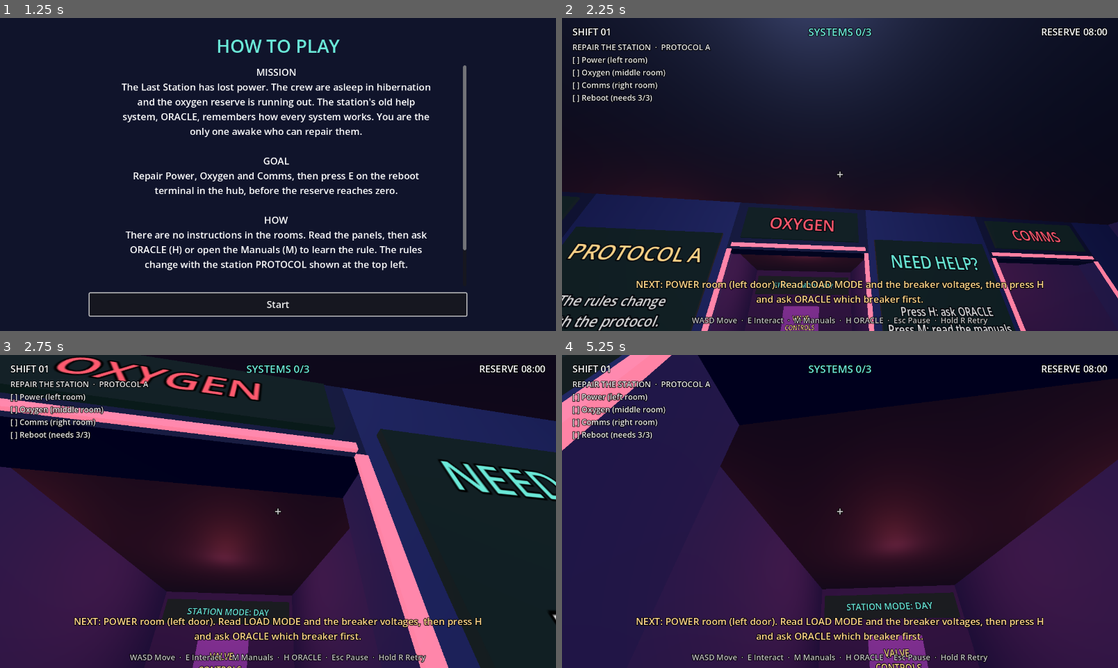
Above: before the commit, frames 1-4 (two rows, left to right).
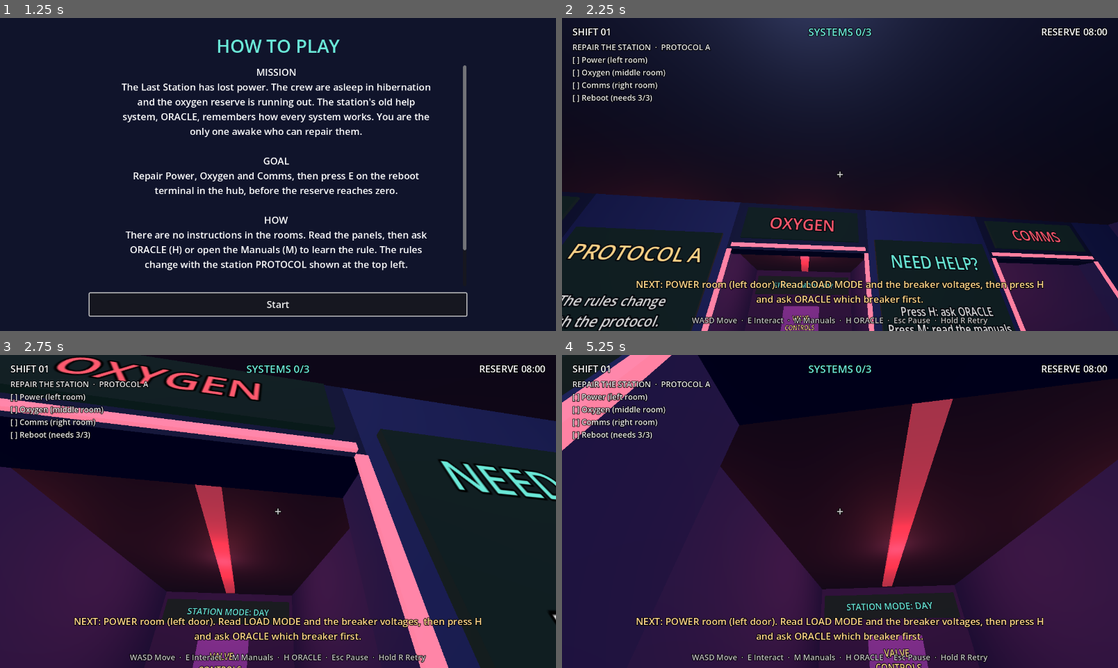
Above: after the commit, the same moments.

Repository: Leon6112003/last-station
Game: Godot game, scene res://scenes/main.tscn
Two runs of this game, one before a commit and one after it. Both use one fixed random seed, a clock stepped at 60 frames per second and the inputs below.
Inputs (mouse positions are in pixels of both pictures, inside the frame that each line leads up to):
- Up to frame 1 (1.25 s): click "Play" at 0.5 s
- Up to frame 2 (2.25 s): click "Start" at 1.25 s; tap Enter at 2 s; move the mouse to (867, 174) at 2.02 s; hold W (move_forward) from 2.03 s (still down); hold E (interact) from 2.03 s (still down)
- Up to frame 3 (2.75 s): keep holding W (move_forward); keep holding E (interact)
- Up to frame 4 (5.25 s): move the mouse to (812, 511) at 2.77 s; release E (interact) at 2.78 s; tap M (toggle_manuals) at 2.85 s; tap R (retry_level) at 3.5, 4.25, 5 s; move the mouse to (895, 442) at 3.52 s; release W (move_forward) at 3.53 s; hold D (move_right) 3.53-4.28 s; hold H (toggle_oracle) 3.53-4.28 s; click (895, 442) at 3.67 s; move the mouse to (812, 574) at 4.27 s; hold W (move_forward) 4.28-5.03 s; tap E (interact) at 4.35 s; click (812, 574) at 4.42 s; move the mouse to (1006, 558) at 5.02 s; hold A (move_left) from 5.03 s (still down); hold M (toggle_manuals) from 5.03 s (still down); click (1006, 558) at 5.17 s

Frame 1 is identical in both runs. In frame 2, less than 0.1% of the frame differs, in the area x 42-45%, y 76-82%; in frame 3, 1.1%; in frame 4, 2.7%, in the area x 57-71%, y 14-74%.

Commit message:
Add atmosphere: mood lighting, rooms light up when repaired, low-reserve red pulse
Darker ambient, flickering hub light, ceiling strips and floor patches that turn bright cyan when a room is repaired, and a red pulse with a screen-edge vignette under 60 s of reserve (visual only). 513 checks pass.

Diff:
--- a/scripts/main.gd
+++ b/scripts/main.gd
@@ -6,6 +6,8 @@
 
 const HELP_TEXT := "WASD Move  ·  E Interact  ·  M Manuals  ·  H ORACLE  ·  Esc Pause  ·  Hold R Retry"
 const NOTICE_SECONDS := 2.5
+const AMBIENT_ENERGY := 0.65        # a little darker than before, for mood
+const LOW_RESERVE_SECONDS := 60.0   # below this the station pulses red
 const MODAL_WIDTH := 860.0
 
 const HOW_TO_PLAY_TEXT := """MISSION
@@ -45,6 +47,9 @@
 var _world: Node3D
 var _player: PlayerController
 var _station: Dictionary = {}
+var _environment: Environment
+var _mood_time: float = 0.0
+var _low_vignette: TextureRect
 
 var _hud_layer: CanvasLayer
 var _shift_label: Label
@@ -108,6 +113,31 @@
 	_go_to_menu()
 
 
+## Atmosphere. The hub light flickers a little; under a minute of reserve the whole
+## station pulses red and a red vignette fades in. Visual only: no rules are touched.
+func _update_mood(delta: float) -> void:
+	if _environment == null or _station.is_empty():
+		return
+	_mood_time += delta
+	var low := gm.state == GameManager.State.PLAYING and gm.reserve < LOW_RESERVE_SECONDS
+	# 0 when comfortable, up to 1 as the reserve runs out.
+	var urgency := clampf(1.0 - gm.reserve / LOW_RESERVE_SECONDS, 0.0, 1.0) if low else 0.0
+	var pulse := 0.5 + 0.5 * sin(_mood_time * (3.0 + 3.0 * urgency))
+	var hub_light: OmniLight3D = _station["hub_light"]
+	if low:
+		hub_light.light_energy = (0.6 + 1.6 * pulse) * (0.5 + 0.5 * urgency)
+		_environment.ambient_light_energy = AMBIENT_ENERGY * (1.0 - 0.3 * urgency * pulse)
+		_environment.fog_light_color = Rules.COLOR_NAVY.lightened(0.1).lerp(Rules.COLOR_FAULT.darkened(0.6), urgency * 0.6)
+	else:
+		# A slow, uneven flicker on the emergency light (never fully off, never harsh).
+		var flicker := 0.5 + 0.5 * sin(_mood_time * 1.7) * sin(_mood_time * 5.3)
+		hub_light.light_energy = 0.25 * flicker if gm.repaired_count() < Rules.SYSTEMS_TOTAL else 0.0
+		_environment.ambient_light_energy = AMBIENT_ENERGY
+		_environment.fog_light_color = Rules.COLOR_NAVY.lightened(0.1)
+	if _low_vignette != null:
+		_low_vignette.modulate.a = urgency * (0.55 + 0.35 * pulse)
+
+
 func _process(delta: float) -> void:
 	var seconds_left := int(ceil(gm.reserve))
 	_reserve_label.text = "RESERVE %02d:%02d" % [floori(seconds_left / 60.0), seconds_left % 60]
@@ -122,6 +152,7 @@
 	if coach != _coach_label.text:
 		_coach_label.text = coach
 	_update_retry_hold(delta)
+	_update_mood(delta)
 
 
 func _unhandled_input(event: InputEvent) -> void:
@@ -293,11 +324,12 @@
 	environment.background_color = Rules.COLOR_NAVY
 	environment.ambient_light_source = Environment.AMBIENT_SOURCE_COLOR
 	environment.ambient_light_color = Rules.COLOR_INDIGO
-	environment.ambient_light_energy = 0.8
+	environment.ambient_light_energy = AMBIENT_ENERGY
 	# A light navy haze gives the corridors depth without hiding the labels.
 	environment.fog_enabled = true
 	environment.fog_light_color = Rules.COLOR_NAVY.lightened(0.1)
 	environment.fog_density = 0.012
+	_environment = environment
 	var world_environment := WorldEnvironment.new()
 	world_environment.environment = environment
 	_world.add_child(world_environment)
@@ -364,6 +396,25 @@
 	_flash.set_anchors_preset(Control.PRESET_FULL_RECT)
 	_flash.mouse_filter = Control.MOUSE_FILTER_IGNORE
 	_hud_layer.add_child(_flash)
+
+	# Red edge vignette that fades in when the reserve runs low (centre stays clear).
+	var gradient := Gradient.new()
+	gradient.offsets = PackedFloat32Array([0.55, 1.0])
+	gradient.colors = PackedColorArray([Color(Rules.COLOR_FAULT, 0.0), Color(Rules.COLOR_FAULT, 0.7)])
+	var vignette := GradientTexture2D.new()
+	vignette.gradient = gradient
+	vignette.fill = GradientTexture2D.FILL_RADIAL
+	vignette.fill_from = Vector2(0.5, 0.5)
+	vignette.fill_to = Vector2(1.0, 0.5)
+	vignette.width = 256
+	vignette.height = 256
+	_low_vignette = TextureRect.new()
+	_low_vignette.texture = vignette
+	_low_vignette.stretch_mode = TextureRect.STRETCH_SCALE
+	_low_vignette.set_anchors_preset(Control.PRESET_FULL_RECT)
+	_low_vignette.mouse_filter = Control.MOUSE_FILTER_IGNORE
+	_low_vignette.modulate.a = 0.0
+	_hud_layer.add_child(_low_vignette)
 
 	_hud_layer.add_child(_make_label("+", 28, 0.47, 0.53, Color(1, 1, 1, 0.8)))
 
@@ -793,6 +844,13 @@
 func _on_system_repaired(system_id: String) -> void:
 	var light: OmniLight3D = _station["room_lights"][system_id]
 	light.light_color = Rules.COLOR_CYAN
+	light.light_energy = StationBuilder.ROOM_LIGHT_ENERGY_ON
+	# The room itself wakes up: bright cyan ceiling strip, and a brighter floor patch.
+	var strip: StandardMaterial3D = _station["room_strips"][system_id]
+	strip.albedo_color = Rules.COLOR_CYAN
+	strip.emission = Rules.COLOR_CYAN
+	strip.emission_energy_multiplier = StationBuilder.STRIP_ENERGY_ON
+	(_station["room_floors"][system_id] as StandardMaterial3D).emission_energy_multiplier = StationBuilder.FLOOR_ENERGY_ON
 	var label: Label3D = _station["door_labels"][system_id]
 	label.modulate = Rules.COLOR_CYAN
 	# The door frame and light turn from red to cyan.
--- a/scripts/station_builder.gd
+++ b/scripts/station_builder.gd
@@ -41,6 +41,13 @@
 const ROOM_FACE_Z := ROOM_BACK_Z + 0.2      # text on a room's back wall
 const PLATE_OFFSET := 0.03                  # plates sit this far behind their text
 
+const STRIP_ENERGY_OFF := 0.5     # ceiling strip while the system is down
+const STRIP_ENERGY_ON := 1.1     # ... and once repaired
+const FLOOR_ENERGY_OFF := 0.25    # tinted floor patch while the system is down
+const FLOOR_ENERGY_ON := 0.9      # ... and once repaired
+const ROOM_LIGHT_ENERGY_ON := 2.0    # room light once repaired (was 1.5 while down)
+const HUB_LIGHT_ENERGY := 1.0     # main hub light (a little dimmer than before for mood)
+
 const FONT_TITLE := 40
 const FONT_MAIN := 38
 const FONT_SMALL := 22
@@ -58,6 +65,9 @@
 ##   "door_labels": {room_id: Label3D},          # the room name on its header sign
 ##   "door_status": {room_id: StandardMaterial3D}, # frame and light: red, then cyan when repaired
 ##   "protocol_board": Label3D,                  # big "PROTOCOL A/B" sign in the hub
+##   "room_floors": {room_id: StandardMaterial3D}, # tinted floor patch; brightens when repaired
+##   "room_strips": {room_id: StandardMaterial3D}, # ceiling light strip: dim red, then bright cyan
+##   "hub_light": OmniLight3D,                   # hub emergency light; main.gd flickers/pulses it
 ## }
 static func build(parent: Node3D, puzzles: Dictionary) -> Dictionary:
 	var wall_material := _solid_material(Rules.COLOR_INDIGO)
@@ -101,8 +111,13 @@
 	var room_lights := {}
 	var door_labels := {}
 	var door_status := {}
+	var room_floors := {}
+	var room_strips := {}
 	var header_height := h - DOOR_HEIGHT
-	_add_light(parent, Vector3(0.0, 2.6, 0.0), Color(0.8, 0.86, 1.0), 1.3, 9.0)
+	_add_light(parent, Vector3(0.0, 2.6, 0.0), Color(0.8, 0.86, 1.0), HUB_LIGHT_ENERGY, 9.0)
+	# A dim violet accent over the reboot terminal gives the hub a second light source.
+	_add_light(parent, Vector3(0.0, 2.2, HUB_FRONT_Z - 1.2), Rules.COLOR_VIOLET, 0.9, 5.0)
+	var hub_light := _add_light(parent, Vector3(0.0, 2.9, 1.5), Rules.COLOR_FAULT, 0.0, 7.0)
 	for room_id in ROOM_CENTERS_X:
 		var x: float = ROOM_CENTERS_X[room_id]
 		room_lights[room_id] = _add_light(parent, Vector3(x, 2.6, room_center_z), Rules.COLOR_FAULT, 1.5, 6.5)
@@ -122,7 +137,12 @@
 		door_labels[room_id] = _add_label(parent, ROOM_LABELS[room_id], Vector3(x, DOOR_HEIGHT + header_height * 0.55, HUB_FACE_Z), FONT_TITLE, Rules.COLOR_FAULT)
 
 		# Each room's floor is tinted so rooms are easy to tell apart.
-		_add_flat(parent, "RoomFloor", Vector3(x, 0.011, room_center_z), Vector2(3.7, 5.7), ROOM_FLOOR_TINT[room_id])
+		room_floors[room_id] = _add_flat(parent, "RoomFloor", Vector3(x, 0.011, room_center_z), Vector2(3.7, 5.7), ROOM_FLOOR_TINT[room_id])
+
+		# A ceiling light strip: dim red while the system is down, bright cyan once repaired.
+		var strip := _glow_material(Rules.COLOR_FAULT, STRIP_ENERGY_OFF)
+		room_strips[room_id] = strip
+		_add_glow_box(parent, Vector3(x, h - 0.04, room_center_z), Vector3(0.25, 0.05, room_depth - 1.0), strip)
 
 	var interactables: Array[Interactable] = []
 
@@ -192,6 +212,9 @@
 		"door_labels": door_labels,
 		"door_status": door_status,
 		"protocol_board": protocol_board,
+		"room_floors": room_floors,
+		"room_strips": room_strips,
+		"hub_light": hub_light,
 	}
 
 
@@ -278,10 +301,11 @@
 
 
 ## A thin coloured patch lying on the floor (no collision).
-static func _add_flat(parent: Node3D, node_name: String, center: Vector3, size_xz: Vector2, color: Color) -> void:
-	var material := _glow_material(color, 0.35)
+static func _add_flat(parent: Node3D, node_name: String, center: Vector3, size_xz: Vector2, color: Color) -> StandardMaterial3D:
+	var material := _glow_material(color, FLOOR_ENERGY_OFF)
 	_add_glow_box(parent, center, Vector3(size_xz.x, 0.02, size_xz.y), material)
 	(parent.get_child(parent.get_child_count() - 1) as Node).name = node_name
+	return material
 
 
 ## A dark plate with a faint glow, drawn behind wall text so it reads clearly.
--- a/tests/test_flow.gd
+++ b/tests/test_flow.gd
@@ -41,6 +41,19 @@
 	_check(main._checklist_text().contains("[x] Power") and main._checklist_text().contains("[ ] Oxygen"), "the checklist ticks Power once it is repaired")
 	var power_light: OmniLight3D = main._station["room_lights"]["power"]
 	_check(power_light.light_color == Rules.COLOR_CYAN, "power room light turns cyan when repaired")
+	var strip: StandardMaterial3D = main._station["room_strips"]["power"]
+	_check(strip.albedo_color == Rules.COLOR_CYAN and strip.emission_energy_multiplier > StationBuilder.STRIP_ENERGY_OFF, "power room ceiling strip turns bright cyan when repaired")
+	var other_strip: StandardMaterial3D = main._station["room_strips"]["oxygen"]
+	_check(other_strip.albedo_color == Rules.COLOR_FAULT, "an unrepaired room keeps its dim red strip")
+	var floor_patch: StandardMaterial3D = main._station["room_floors"]["power"]
+	_check(is_equal_approx(floor_patch.emission_energy_multiplier, StationBuilder.FLOOR_ENERGY_ON), "power room floor brightens when repaired")
+	# Low reserve: the mood code pulses the hub light and shows the red vignette; it never touches the rules.
+	gm.reserve = 20.0
+	main._update_mood(0.5)
+	_check(main._low_vignette.modulate.a > 0.0 and (main._station["hub_light"] as OmniLight3D).light_energy > 0.0, "low reserve shows the red vignette and pulses the hub light")
+	gm.reserve = 300.0
+	main._update_mood(0.5)
+	_check(main._low_vignette.modulate.a == 0.0, "the vignette is off with plenty of reserve")
 
 	# Oxygen: open the real panel, set values through its buttons' logic, confirm.
 	_interact(main, "oxygen_console")
--- a/tests/test_smoke.gd
+++ b/tests/test_smoke.gd
@@ -45,6 +45,8 @@
 		if (statuses[room] as StandardMaterial3D).albedo_color != Rules.COLOR_FAULT:
 			all_red = false
 	_check(all_red, "doors start red (faulted)")
+	_check((station["room_strips"] as Dictionary).size() == 3 and (station["room_floors"] as Dictionary).size() == 3, "each room has a ceiling strip and a floor patch")
+	_check(station["hub_light"] is OmniLight3D, "the hub has an emergency light for the atmosphere")
 	var protocol_signs := world.find_children("*", "Label3D", true, false).filter(
 		func(l: Label3D) -> bool: return l.text.begins_with("PROTOCOL"))
 	var expected_sign := "PROTOCOL %s" % PuzzleGenerator.generate(1, 0)["protocol"]
Not shown, changed: docs/TEST_REPORT.md
